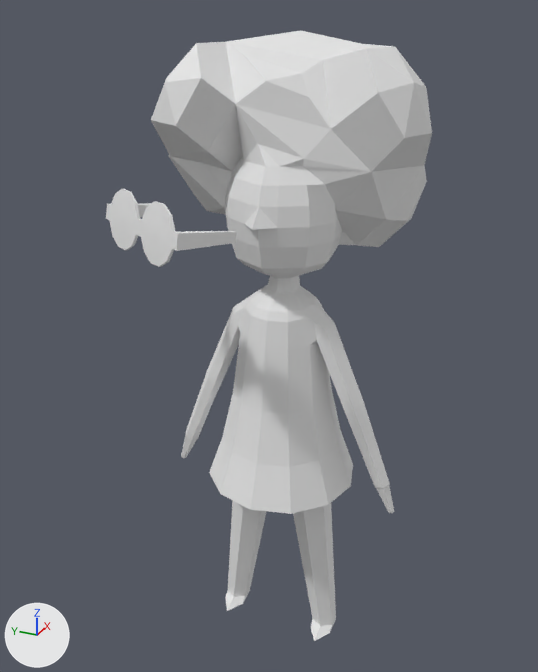
An edit to the FBX model Assets/3D Models/player_idle.fbx, drawn before and after from the same camera.
The view is the same before and after, from a 50 mm camera at (-8.92, -3.8, 5.71) aimed at (-0.05, 0.19, 1.28). Every picture has the same lights, and +X, +Y and +Z are marked at lower left. Where no turn or scale is listed for an object, it has been applied to the vertices.

In view in the first picture: 'Player', 'Player.001'.
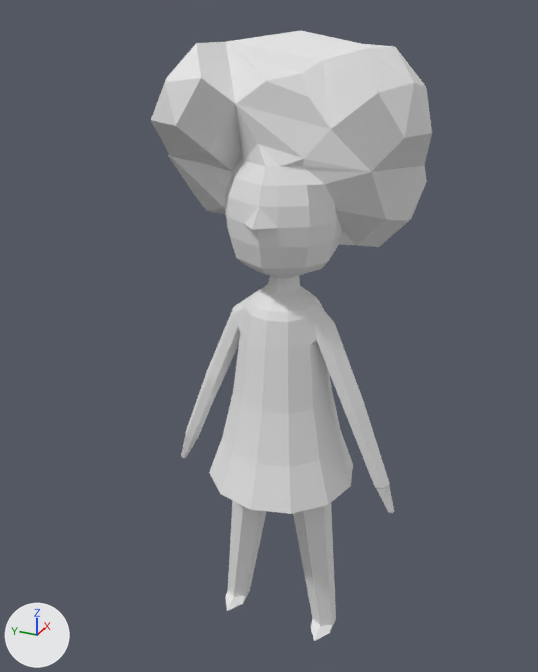
Changed parts and their boxes (x1, y1, x2, y2) in the pictures (538 x 672 px):
'Player.001', deleted
    before: (106, 189, 237, 267)

Edits to the bpy script that builds the scene:
```text
Remove ob_player_001:
    ob_player_001 = bpy.data.objects.new('Player.001', me_icosphere_001)
    ob_player_001.location = (-1.66, 1.06, 3.22)
```
